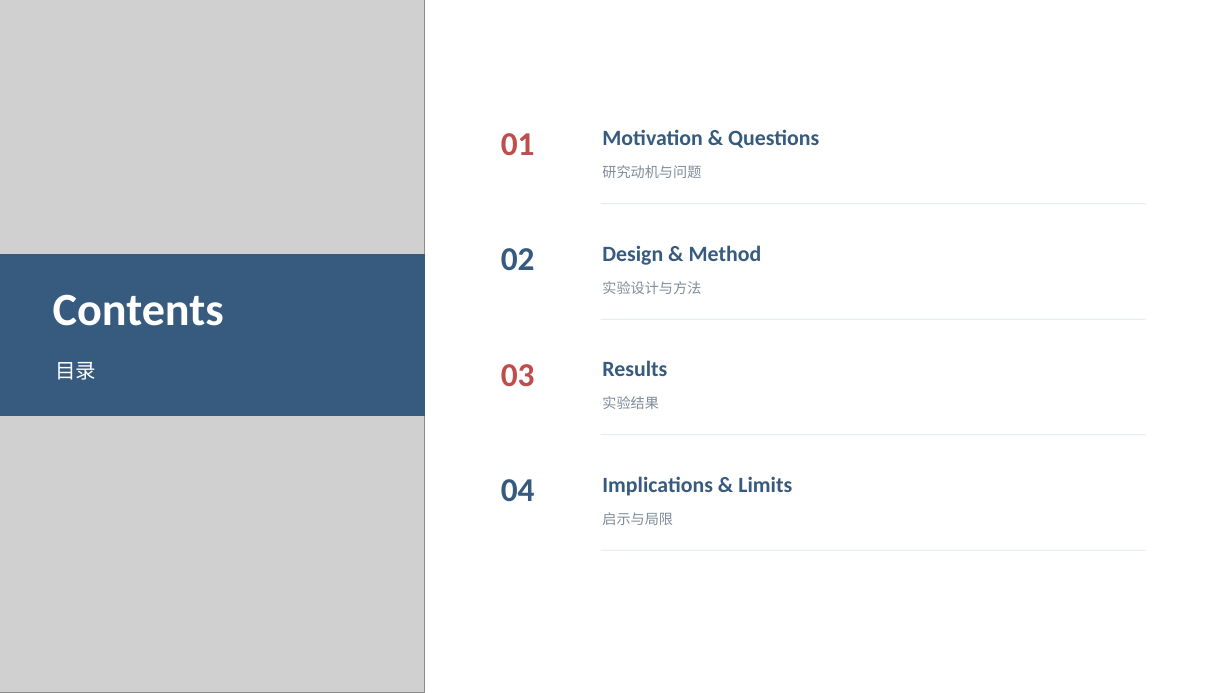
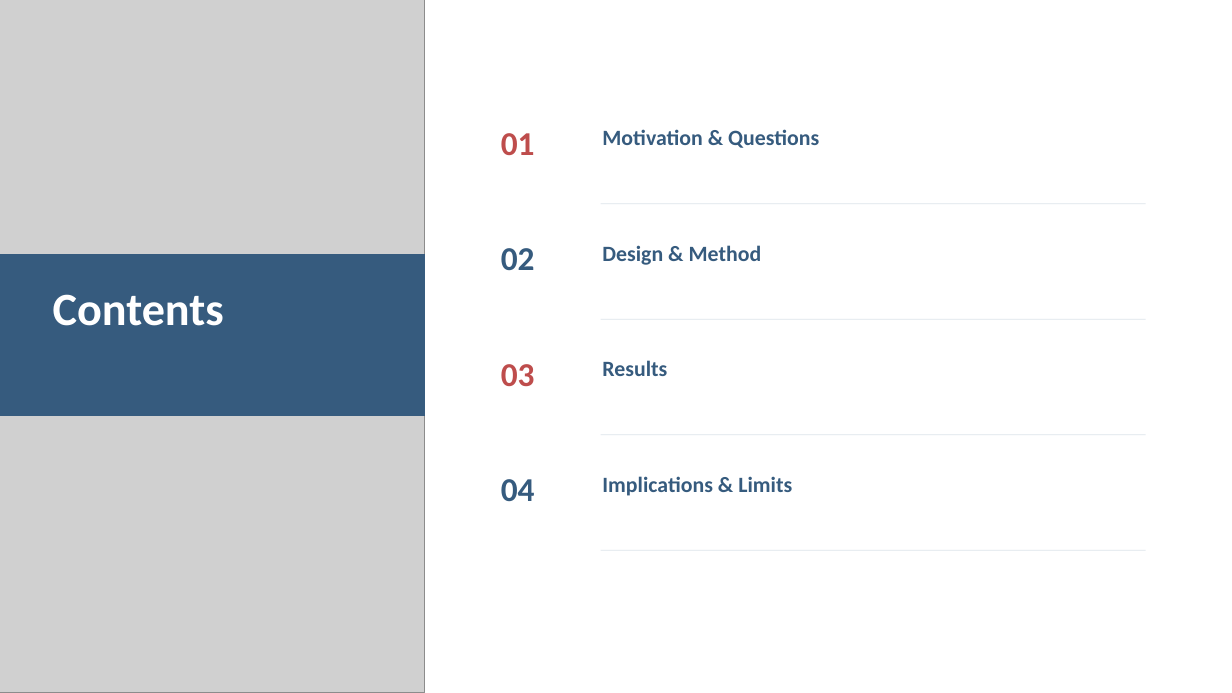
Before and after one commit to projectwork272005/AIauditingfinancial, a slide deck: slide 2 of presentation/presentation.pptx. Drawn at 1232x693 pixels with LibreOffice and Linux fonts; fonts in the diff are those of the drawing; grey boxes stand for pictures. Boxes give left, top, right and bottom in pixels: in the first picture for what was removed or moved away, otherwise in the second. Text is boxed around its words. In the diff, an @@ line names an element or a change of style, - is before the commit and + after.

```diff
--- a/presentation/presentation.pptx
+++ b/presentation/presentation.pptx
@@ text removed at [602,165,701,178] @@
-研究动机与问题
@@ text removed at [602,281,701,294] @@
-实验设计与方法
@@ text removed at [55,362,96,380] @@
-目录
@@ text removed at [602,396,659,409] @@
-实验结果
@@ text removed at [602,512,673,525] @@
-启示与局限
```
Also in this commit, not shown: 19 other slides changed, 2 other files.
